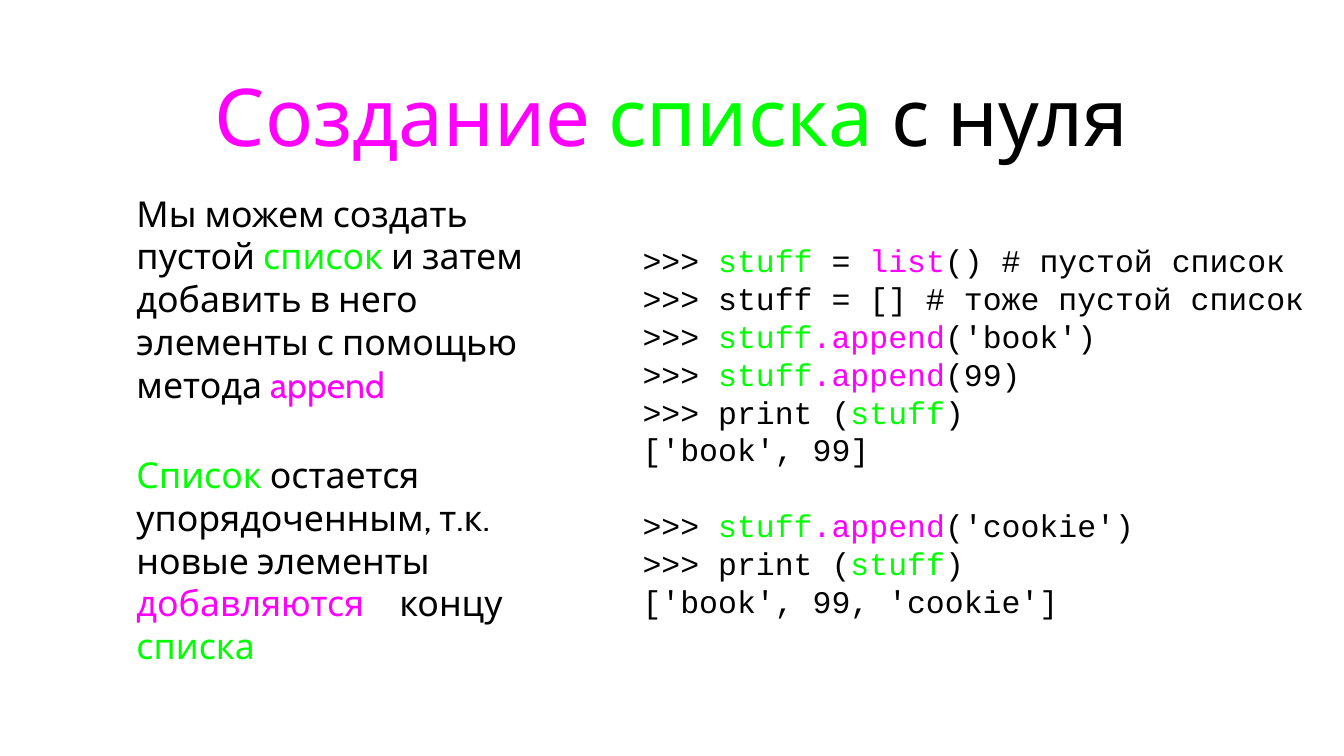
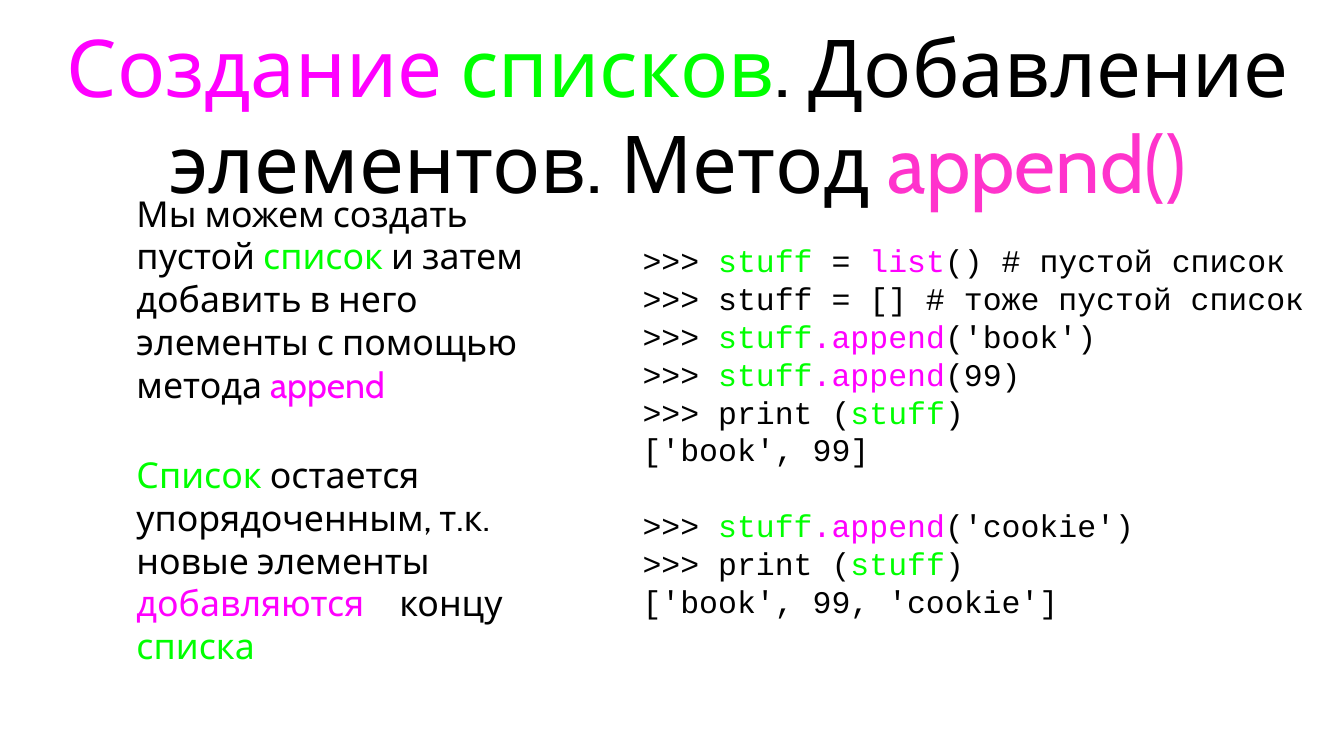
Before and after one commit to maxchv/LearnPython, a slide deck: slide 27 of week02/05.Lists.pptx (slide 25 before the commit). Drawn at 1344x756 pixels with LibreOffice and Linux fonts; fonts in the diff are those of the drawing. Boxes give left, top, right and bottom in pixels: in the first picture for what was removed or moved away, otherwise in the second. Text is boxed around its words. In the diff, an @@ line names an element or a change of style, - is before the commit and + after.

Commit message:
обновлена презентация по спискам

```diff
--- a/week02/05.Lists.pptx
+++ b/week02/05.Lists.pptx
@@ title at [67,36,1289,214]: text changed; text colour #FF00FF to #000000 @@
-Создание списка с нуля
+Создание списков. Добавление элементов. Метод append()
```
Also in this commit, not shown: 6 other slides changed, 20 slides added, 2 slides removed, 3 other files.
